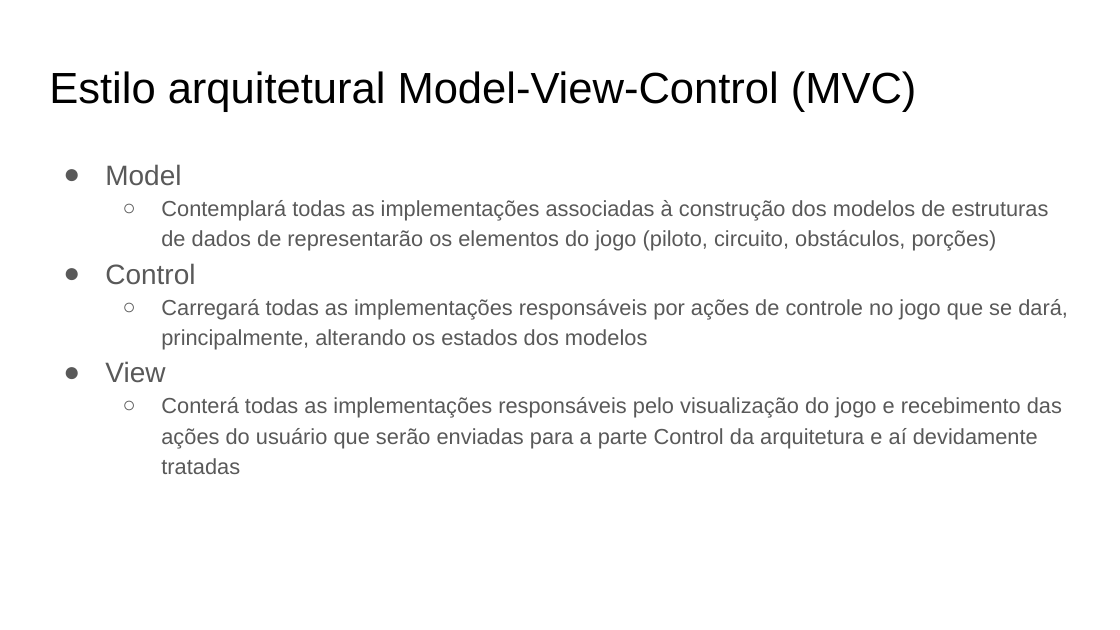
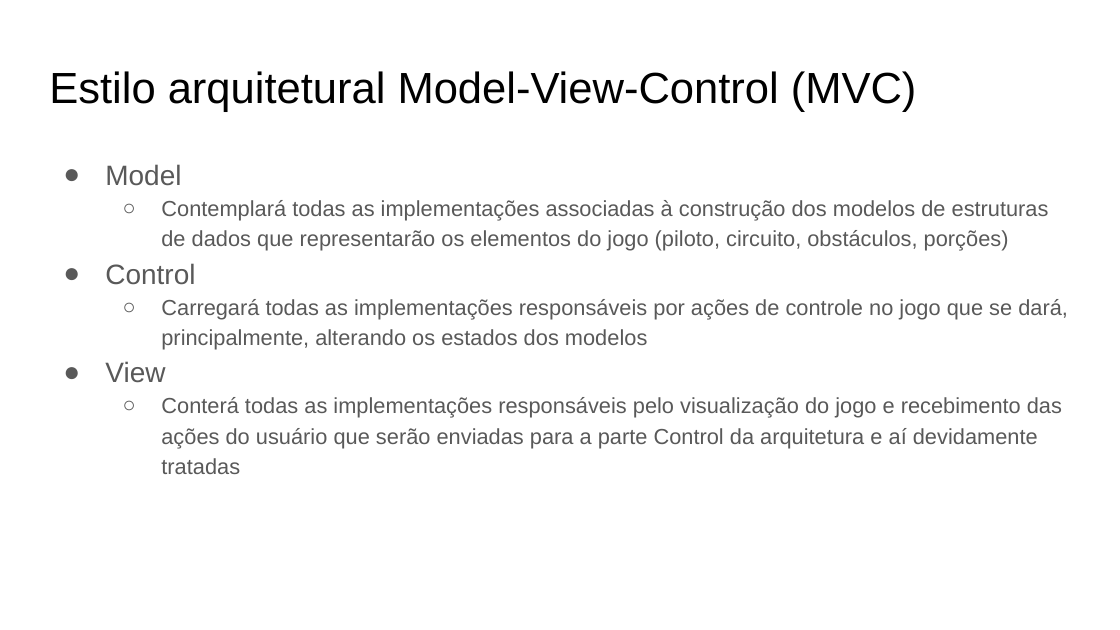
Before and after one commit to randersonLemos/peixonauta, a slide deck: slide 8 of lab07/assets/apresentacao_1.odp. Drawn at 1120x630 pixels with LibreOffice and Linux fonts; fonts in the diff are those of the drawing. Boxes give left, top, right and bottom in pixels: in the first picture for what was removed or moved away, otherwise in the second. Text is boxed around its words. In the diff, an @@ line names an element or a change of style, - is before the commit and + after.

```diff
--- a/lab07/assets/apresentacao_1.odp
+++ b/lab07/assets/apresentacao_1.odp
@@ text at <box>161,200,1049,251</box>: text changed @@
-  ○ Contemplará todas as implementações associadas à construção dos modelos de estruturas de dados de representarão os elementos do jogo (piloto, circuito, obstáculos, porções)
+  ○ Contemplará todas as implementações associadas à construção dos modelos de estruturas de dados que representarão os elementos do jogo (piloto, circuito, obstáculos, porções)
```
Also in this commit, not shown: 9 other slides changed, 1 slide added, 3 slides removed, 2 other files.
